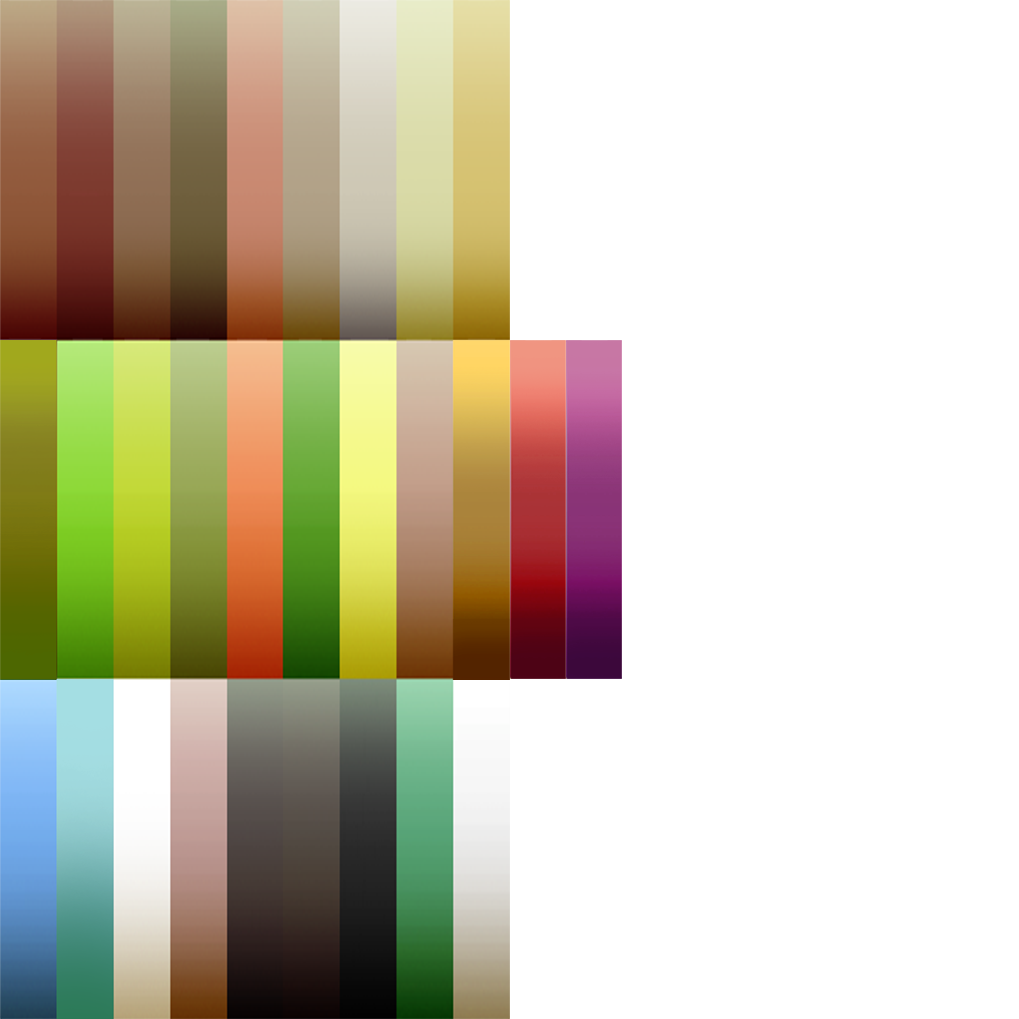
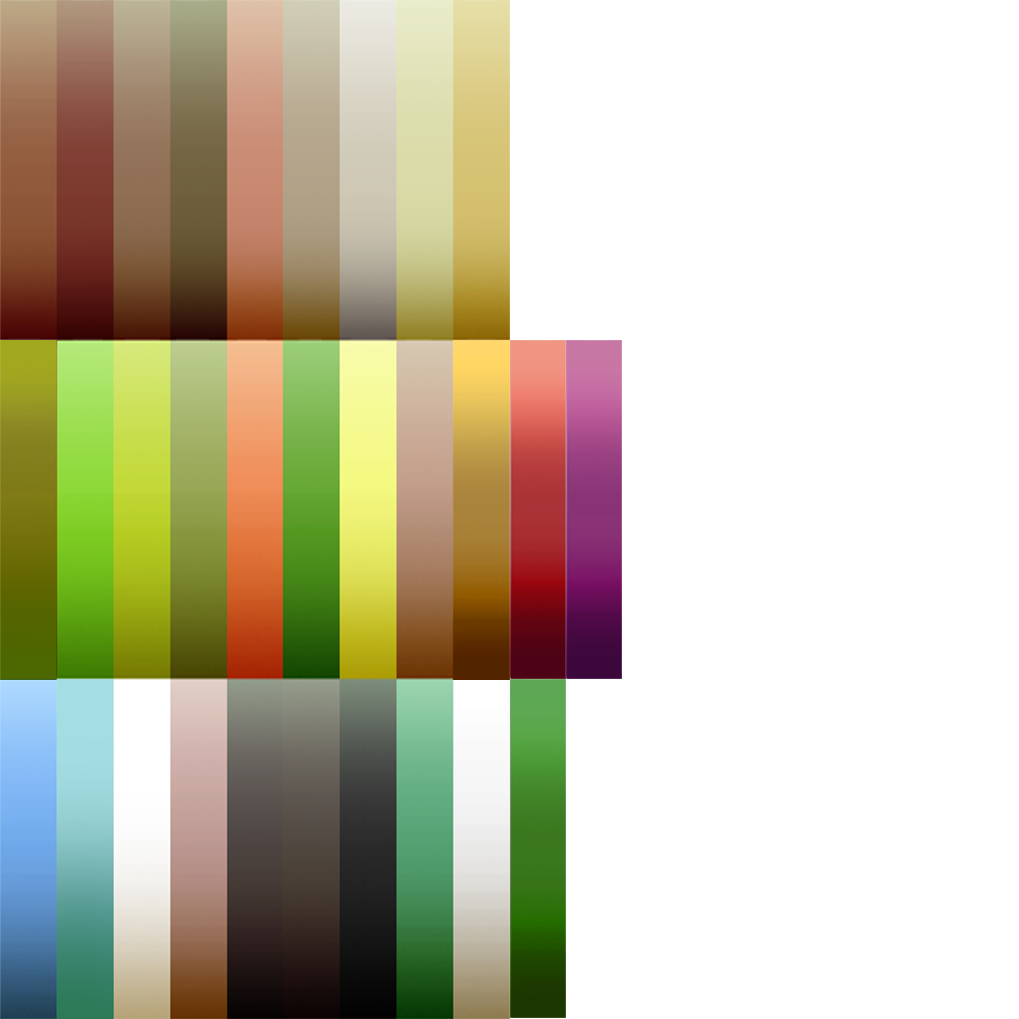
Comparing the layer stacks of the two (1019, 1019) images. Changes:
added layer "Calque 3 copie 2" above "Calque 3 copie" over [510, 679, 566, 1018]
